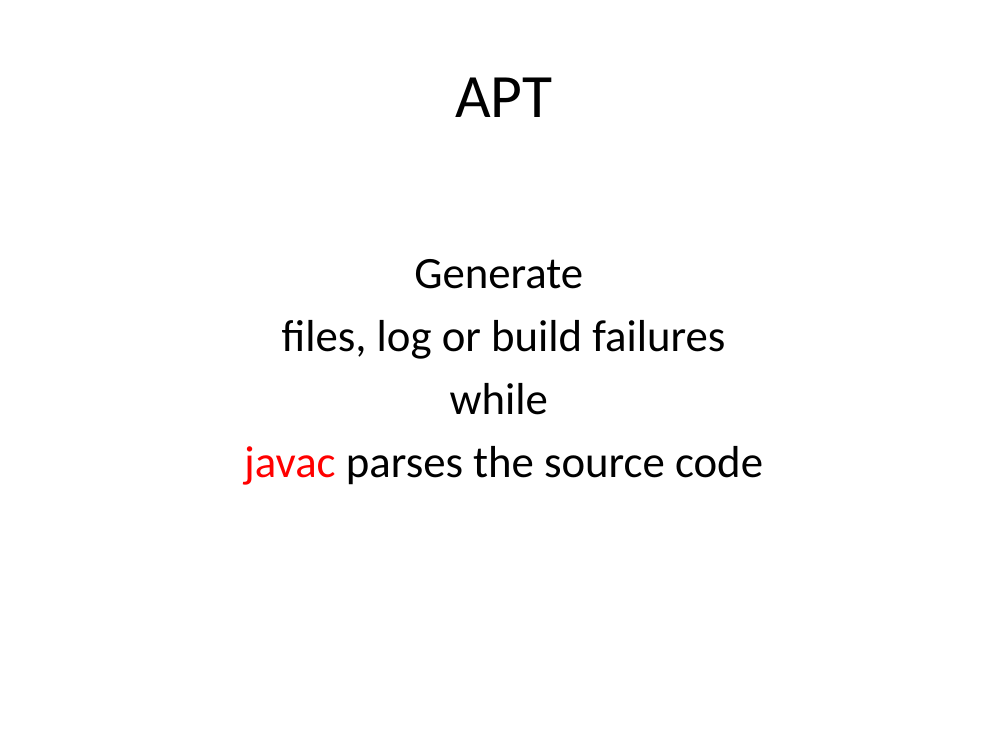
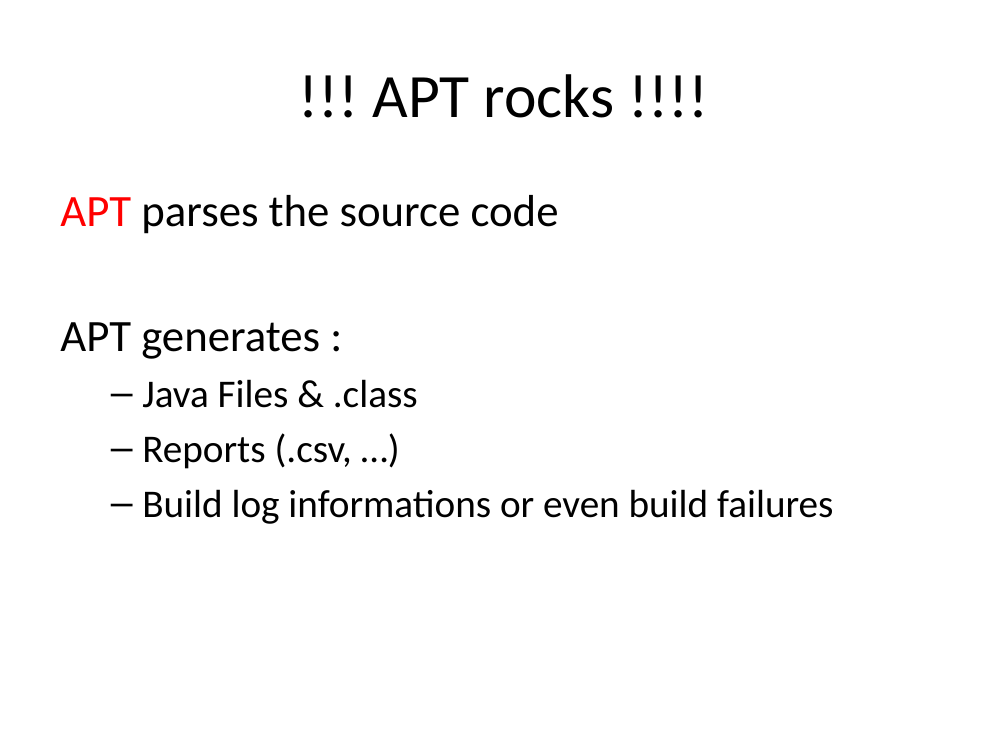
Before and after one commit to dbaeli/ez18n, a slide deck: slide 29 of ez18n-slides/javaone-2012/ez18n_javaone2012.pptx (slide 11 before the commit). Drawn at 1008x756 pixels with LibreOffice and Linux fonts; fonts in the diff are those of the drawing; background and template pictures are left out. Boxes give left, top, right and bottom in pixels: in the first picture for what was removed or moved away, otherwise in the second. Text is boxed around its words. In the diff, an @@ line names an element or a change of style, - is before the commit and + after.

```diff
--- a/ez18n-slides/javaone-2012/ez18n_javaone2012.pptx
+++ b/ez18n-slides/javaone-2012/ez18n_javaone2012.pptx
@@ title at (x1=373, y1=74, x2=614, y2=118): text changed @@
-APT
+!!! APT rocks !!!!
@@ text at (x1=60, y1=195, x2=833, y2=524): text changed; size 32 to 28 pt @@
-Generate
-files, log or build failures
-while
-javac parses the source code
+APT parses the source code
+APT generates :
+  – Java Files & .class
+  – Reports (.csv, …)
+  – Build log informations or even build failures
```
Also in this commit, not shown: 8 other slides changed, 10 slides added, 13 slides removed.
